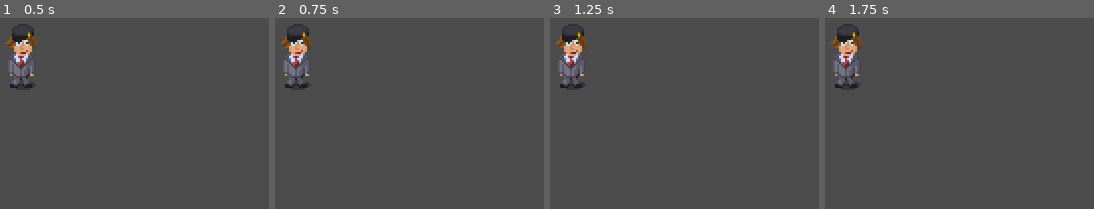
Above: before the commit, frames 1-4 (left to right).
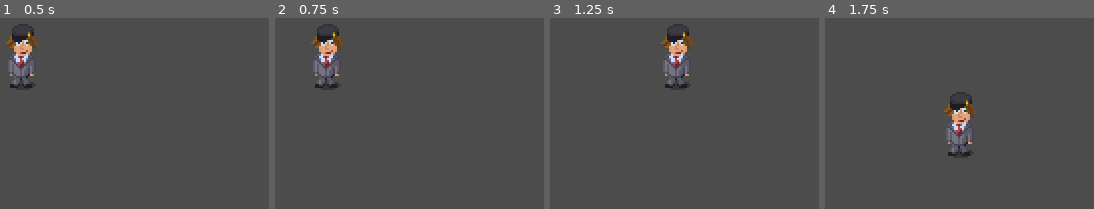
Above: after the commit, the same moments.

Repository: nene/godot-rebane
Game: Godot game, scene res://Main.tscn
The game is run twice, just before and just after one commit, with the same random seed, the same clock (stepped at 60 frames per second) and the same inputs.
Inputs:
- Up to frame 1 (0.5 s): no input
- Up to frame 2 (0.75 s): tap Enter at 0.5 s; hold Right (ui_right) from 0.53 s (still down)
- Up to frame 3 (1.25 s): keep holding Right (ui_right)
- Up to frame 4 (1.75 s): release Right (ui_right) at 1.28 s; hold Down (ui_down) from 1.28 s (still down)

Frame 1 is identical in both runs. In frame 2, 4.4% of the frame differs, in the area x 2-26%, y 3-37%; in frame 3, 4.4%, in the area x 2-54%, y 3-37%; in frame 4, 4.4%.

Commit message:
Simple movement

Diff:
--- a/Main.tscn
+++ b/Main.tscn
@@ -1,9 +1,7 @@
 [gd_scene load_steps=2 format=2]
 
-[ext_resource path="res://data/cfe-reb-single.png" type="Texture" id=1]
+[ext_resource path="res://Player.tscn" type="PackedScene" id=1]
 
 [node name="Main" type="Node"]
 
-[node name="Sprite" type="Sprite" parent="."]
-position = Vector2( 160, 100 )
-texture = ExtResource( 1 )
+[node name="Player" parent="." instance=ExtResource( 1 )]
--- /dev/null
+++ b/Player.gd
@@ -0,0 +1,19 @@
+extends KinematicBody2D
+
+export var speed = 75
+
+func _physics_process(delta):
+    var direction = Vector2(0,0)
+    if Input.is_action_pressed("ui_left"):
+        direction.x = -1
+    if Input.is_action_pressed("ui_right"):
+        direction.x = +1
+    if Input.is_action_pressed("ui_up"):
+        direction.y = -1
+    if Input.is_action_pressed("ui_down"):
+        direction.y = +1
+
+    if direction.x != 0 && direction.y != 0:
+        direction = direction.normalized()
+
+    move_and_collide(speed * direction * delta)
--- /dev/null
+++ b/Player.tscn
@@ -0,0 +1,11 @@
+[gd_scene load_steps=3 format=2]
+
+[ext_resource path="res://data/cfe-reb-single.png" type="Texture" id=1]
+[ext_resource path="res://Player.gd" type="Script" id=2]
+
+[node name="Player" type="KinematicBody2D"]
+position = Vector2( 160, 100 )
+script = ExtResource( 2 )
+
+[node name="Sprite" type="Sprite" parent="."]
+texture = ExtResource( 1 )
--- a/project.godot
+++ b/project.godot
@@ -23,6 +23,37 @@
 window/stretch/mode="2d"
 window/stretch/aspect="keep"
 
+[input]
+
+ui_left={
+"deadzone": 0.5,
+"events": [ Object(InputEventKey,"resource_local_to_scene":false,"resource_name":"","device":0,"alt":false,"shift":false,"control":false,"meta":false,"command":false,"pressed":false,"scancode":16777231,"physical_scancode":0,"unicode":0,"echo":false,"script":null)
+, Object(InputEventJoypadButton,"resource_local_to_scene":false,"resource_name":"","device":0,"button_index":14,"pressure":0.0,"pressed":false,"script":null)
+, Object(InputEventKey,"resource_local_to_scene":false,"resource_name":"","device":0,"alt":false,"shift":false,"control":false,"meta":false,"command":false,"pressed":false,"scancode":65,"physical_scancode":0,"unicode":0,"echo":false,"script":null)
+ ]
+}
+ui_right={
+"deadzone": 0.5,
+"events": [ Object(InputEventKey,"resource_local_to_scene":false,"resource_name":"","device":0,"alt":false,"shift":false,"control":false,"meta":false,"command":false,"pressed":false,"scancode":16777233,"physical_scancode":0,"unicode":0,"echo":false,"script":null)
+, Object(InputEventJoypadButton,"resource_local_to_scene":false,"resource_name":"","device":0,"button_index":15,"pressure":0.0,"pressed":false,"script":null)
+, Object(InputEventKey,"resource_local_to_scene":false,"resource_name":"","device":0,"alt":false,"shift":false,"control":false,"meta":false,"command":false,"pressed":false,"scancode":68,"physical_scancode":0,"unicode":0,"echo":false,"script":null)
+ ]
+}
+ui_up={
+"deadzone": 0.5,
+"events": [ Object(InputEventKey,"resource_local_to_scene":false,"resource_name":"","device":0,"alt":false,"shift":false,"control":false,"meta":false,"command":false,"pressed":false,"scancode":16777232,"physical_scancode":0,"unicode":0,"echo":false,"script":null)
+, Object(InputEventJoypadButton,"resource_local_to_scene":false,"resource_name":"","device":0,"button_index":12,"pressure":0.0,"pressed":false,"script":null)
+, Object(InputEventKey,"resource_local_to_scene":false,"resource_name":"","device":0,"alt":false,"shift":false,"control":false,"meta":false,"command":false,"pressed":false,"scancode":87,"physical_scancode":0,"unicode":0,"echo":false,"script":null)
+ ]
+}
+ui_down={
+"deadzone": 0.5,
+"events": [ Object(InputEventKey,"resource_local_to_scene":false,"resource_name":"","device":0,"alt":false,"shift":false,"control":false,"meta":false,"command":false,"pressed":false,"scancode":16777234,"physical_scancode":0,"unicode":0,"echo":false,"script":null)
+, Object(InputEventJoypadButton,"resource_local_to_scene":false,"resource_name":"","device":0,"button_index":13,"pressure":0.0,"pressed":false,"script":null)
+, Object(InputEventKey,"resource_local_to_scene":false,"resource_name":"","device":0,"alt":false,"shift":false,"control":false,"meta":false,"command":false,"pressed":false,"scancode":83,"physical_scancode":0,"unicode":0,"echo":false,"script":null)
+ ]
+}
+
 [physics]
 
 common/enable_pause_aware_picking=true
